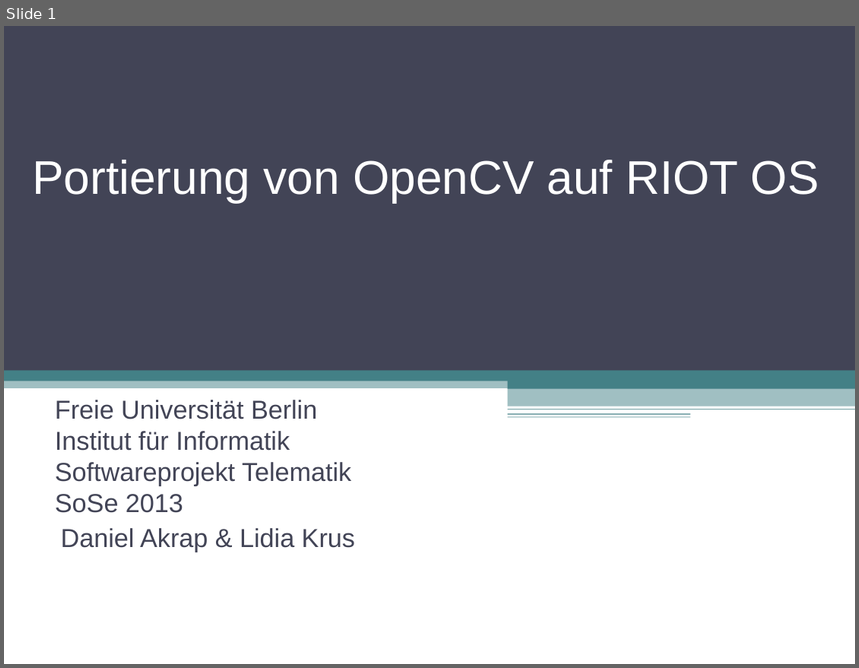
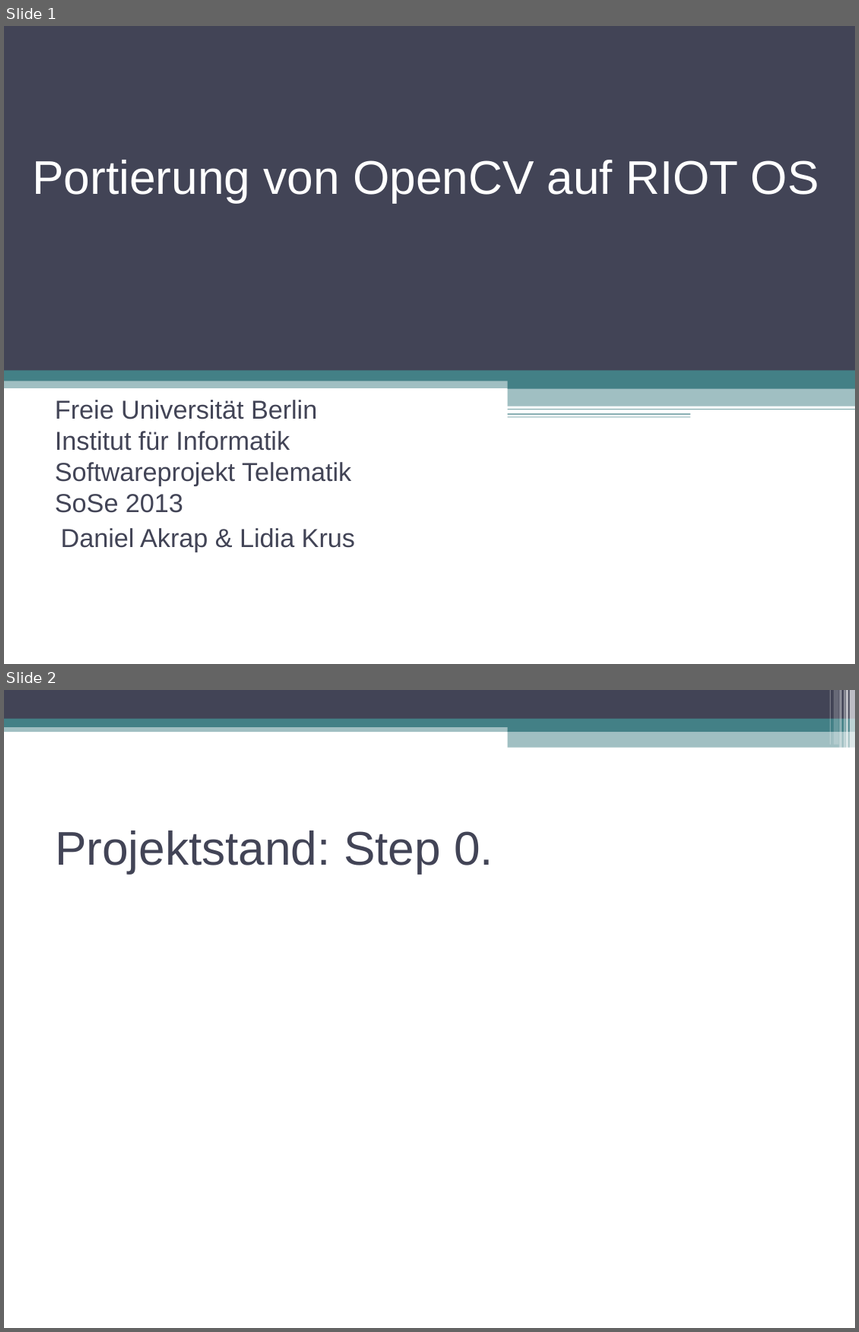
Before and after one commit to swp2013riot/riot-opencv-port, a slide deck: doc/slides/intro_presentation.odp. Shown one above the other, each under a label of ours: slide 1 before the commit, slides 1 and 2 after it. The pictures are 859x668 and 859x1332 pixels, drawn with LibreOffice and Linux fonts; fonts in the diff are those of the drawing. Boxes give left, top, right and bottom in pixels: in the first picture for what was removed or moved away, otherwise in the second. Text is boxed around its words. In the diff, an @@ line names an element or a change of style, - is before the commit and + after.

Commit message:
Ich habe Seite 2 geaendert

```diff
--- a/doc/slides/intro_presentation.odp
+++ b/doc/slides/intro_presentation.odp
@@ slide 2 added at [4,690,855,1328], background #FFFFFF @@
@@ rectangle added at [4,690,855,719], fill #424456 @@
@@ rectangle added at [829,690,831,745], fill #FFFFFF at 30% opacity @@
@@ rectangle added at [834,690,839,745], fill #FFFFFF at 20% opacity @@
@@ rectangle added at [840,690,842,748], fill #FFFFFF at 40% opacity @@
@@ rectangle added at [844,690,845,748], fill #FFFFFF at 60% opacity @@
@@ rectangle added at [846,690,848,748], fill #FFFFFF at 65% opacity @@
@@ rectangle added at [850,690,855,748], fill #FFFFFF at 65% opacity @@
@@ rectangle added at [4,724,855,732], fill #438086 at 50% opacity @@
@@ rectangle added at [4,719,855,727], fill #438086 @@
@@ rectangle added at [508,723,855,732], fill #438086 @@
@@ rectangle added at [508,731,855,748], fill #438086 at 50% opacity @@
@@ title added at [55,831,493,873], 40 pt, text #424456 @@
+Projektstand: Step 0.
```
Also in this commit, not shown: 1 slide removed.
